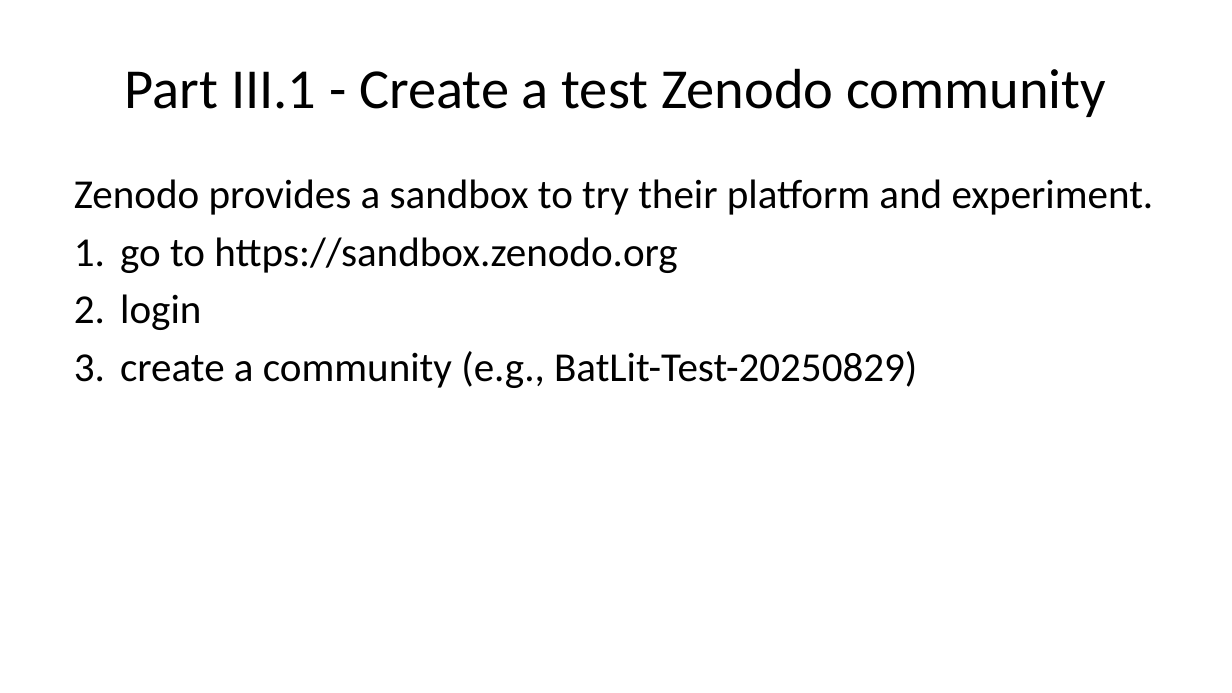
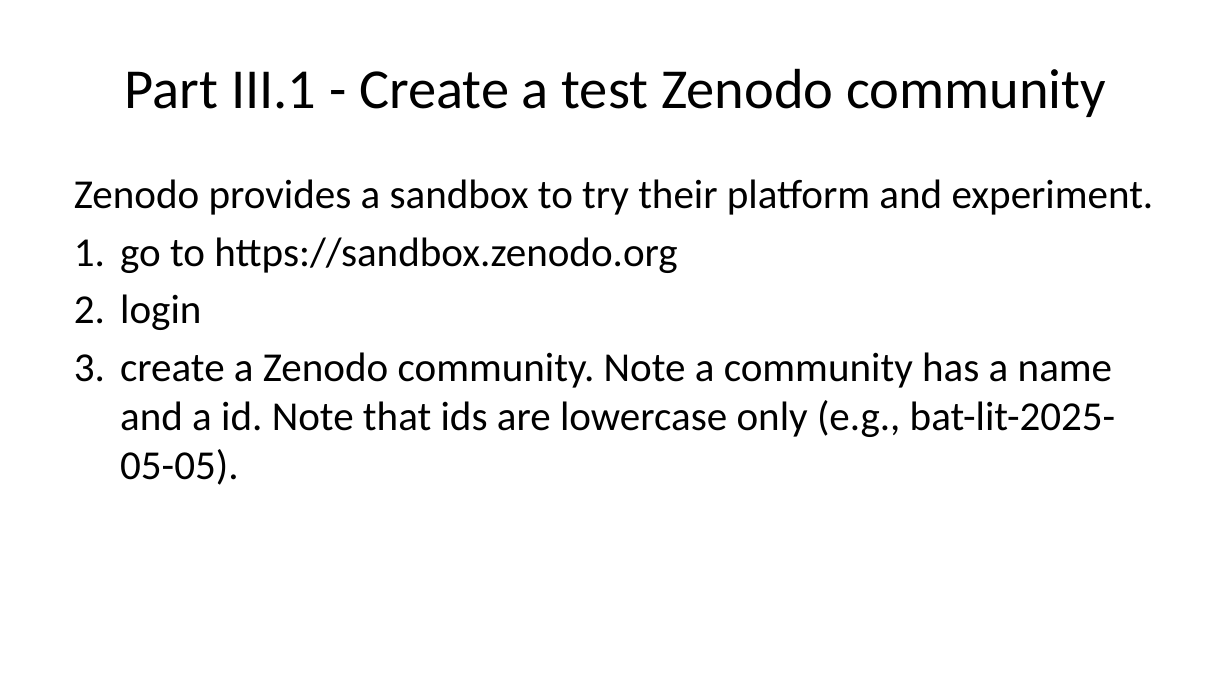
Before and after one commit to bat-literature/bat-literature.github.io, a slide deck: slide 32 of workshop.pptx. Drawn at 1232x693 pixels with LibreOffice and Linux fonts; fonts in the diff are those of the drawing. Boxes give left, top, right and bottom in pixels: in the first picture for what was removed or moved away, otherwise in the second. Text is boxed around its words. In the diff, an @@ line names an element or a change of style, - is before the commit and + after.

Commit message:
replace community name->id

```diff
--- a/workshop.pptx
+++ b/workshop.pptx
@@ text at [120, 352, 1116, 485]: text changed @@
-3. create a community (e.g., BatLit-Test-20250829)
+3. create a Zenodo community. Note a community has a name and a id. Note that ids are lowercase only (e.g., bat-lit-2025-05-05).
```
Also in this commit, not shown: 7 other slides changed, 3 other files.
